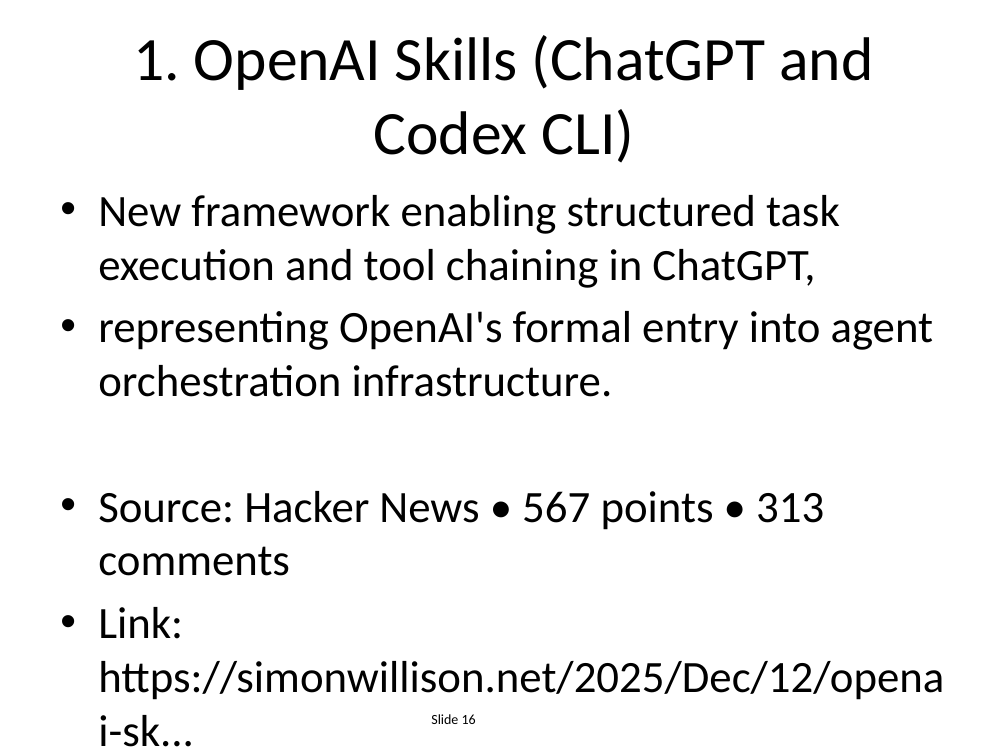
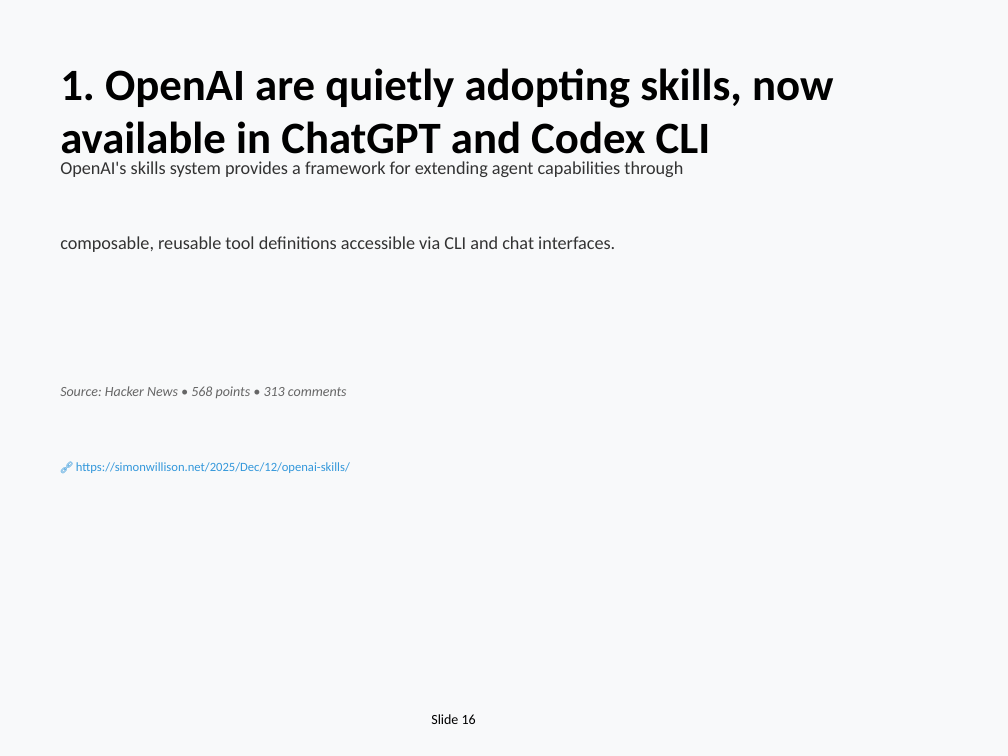
Before and after one commit to EiriniOr/ai-weekly-digest, a slide deck: slide 16 of AI_Weekly_2025-12-15.pptx. Drawn at 1008x756 pixels with LibreOffice and Linux fonts; fonts in the diff are those of the drawing. Boxes give left, top, right and bottom in pixels: in the first picture for what was removed or moved away, otherwise in the second. Text is boxed around its words. In the diff, an @@ line names an element or a change of style, - is before the commit and + after.

```diff
--- a/AI_Weekly_2025-12-15.pptx
+++ b/AI_Weekly_2025-12-15.pptx
@@ background #FFFFFF to #F8F9FA @@
@@ text "1. OpenAI are quietly adopting ..." at bbox=[60, 68, 833, 165]: vertical alignment middle to top @@
@@ text at bbox=[60, 68, 833, 165]: text changed; size 44 to 32 pt; bold on @@
-1. OpenAI Skills (ChatGPT and Codex CLI)
+1. OpenAI are quietly adopting skills, now available in ChatGPT and Codex CLI
@@ text added at bbox=[60, 161, 683, 177], 13 pt, text #333333 @@
+OpenAI's skills system provides a framework for extending agent capabilities through
@@ text removed at bbox=[98, 195, 944, 700] @@
-• New framework enabling structured task execution and tool chaining in ChatGPT,
-• representing OpenAI's formal entry into agent orchestration infrastructure.
-• Source: Hacker News • 567 points • 313 comments
-• Link: https://simonwillison.net/2025/Dec/12/openai-sk...
@@ text added at bbox=[60, 236, 615, 252], 13 pt, text #333333 @@
+composable, reusable tool definitions accessible via CLI and chat interfaces.
@@ text added at bbox=[60, 386, 347, 398], 10 pt, text #666666, italic @@
+Source: Hacker News • 568 points • 313 comments
@@ text added at bbox=[76, 462, 350, 473], 9 pt, text #3498DB @@
+🔗 https://simonwillison.net/2025/Dec/12/openai-skills/
```
Also in this commit, not shown: 20 other slides changed, 4 slides added, 4 slides removed, 1 other file.
